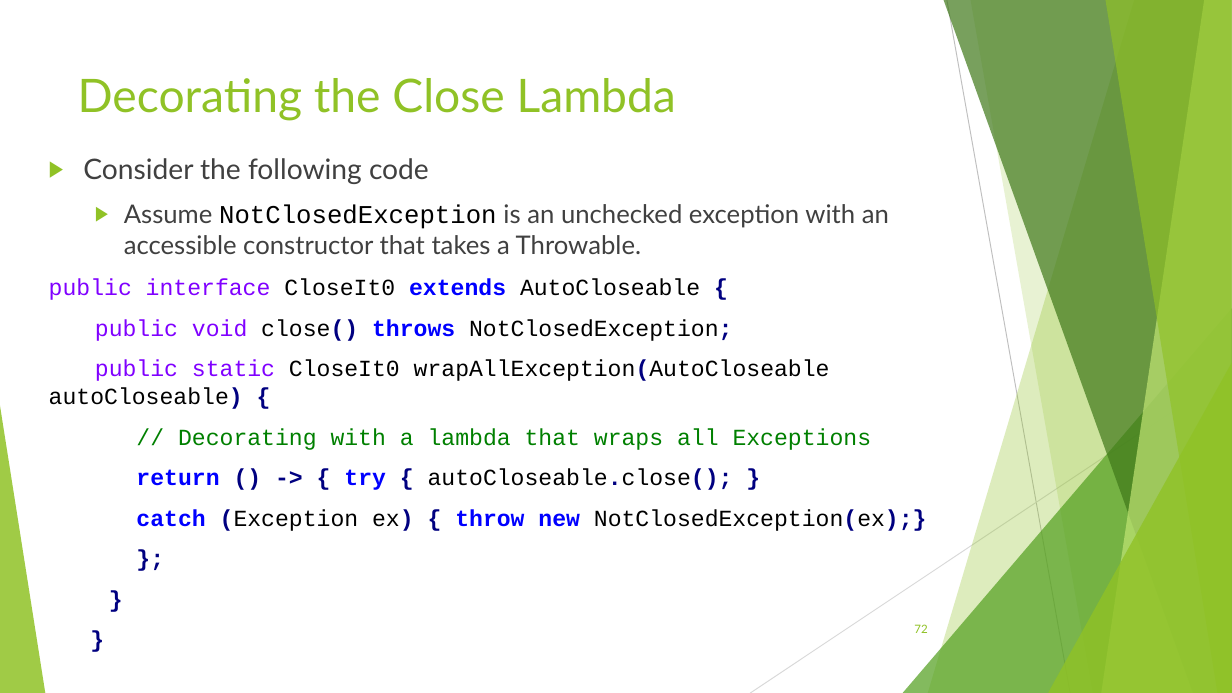
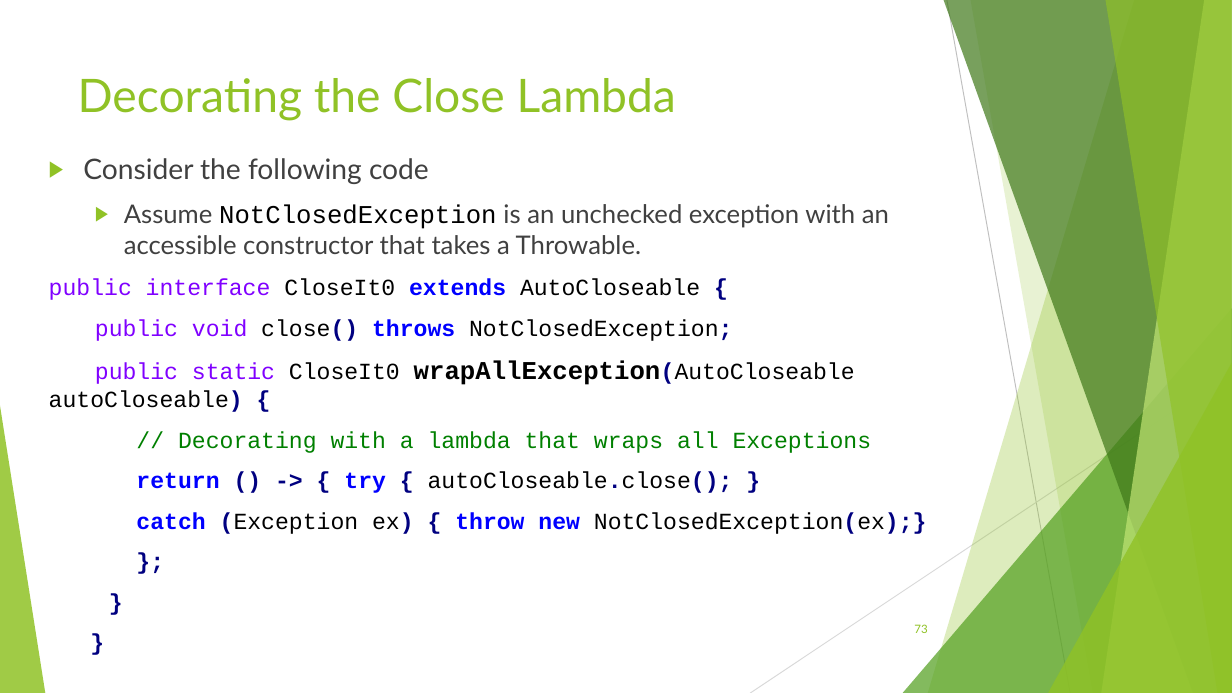
Before and after one commit to RichardRoda/2017-CodePaLOUsa-Lambda, a slide deck: slide 73 of Learning to Love the Lambda in the Stream.pptx (slide 72 before the commit). Drawn at 1232x693 pixels with LibreOffice and Linux fonts; fonts in the diff are those of the drawing. Boxes give left, top, right and bottom in pixels: in the first picture for what was removed or moved away, otherwise in the second. Text is boxed around its words. In the diff, an @@ line names an element or a change of style, - is before the commit and + after.

Commit message:
Add slide for sorted intermediate operation.  Add emphasis for the wrapAllException method on the "Decorating the Close Lambda" slide.

```diff
--- a/Learning to Love the Lambda in the Stream.pptx
+++ b/Learning to Love the Lambda in the Stream.pptx
@@ text at box(49, 360, 855, 412): size 18 to 20 pt, bold on in "wrapAllException(AutoCloseable" @@
@@ page number at box(914, 624, 927, 633): text changed @@
-72
+73
```
Also in this commit, not shown: 1 other slide changed, 1 slide added, 1 other file.
